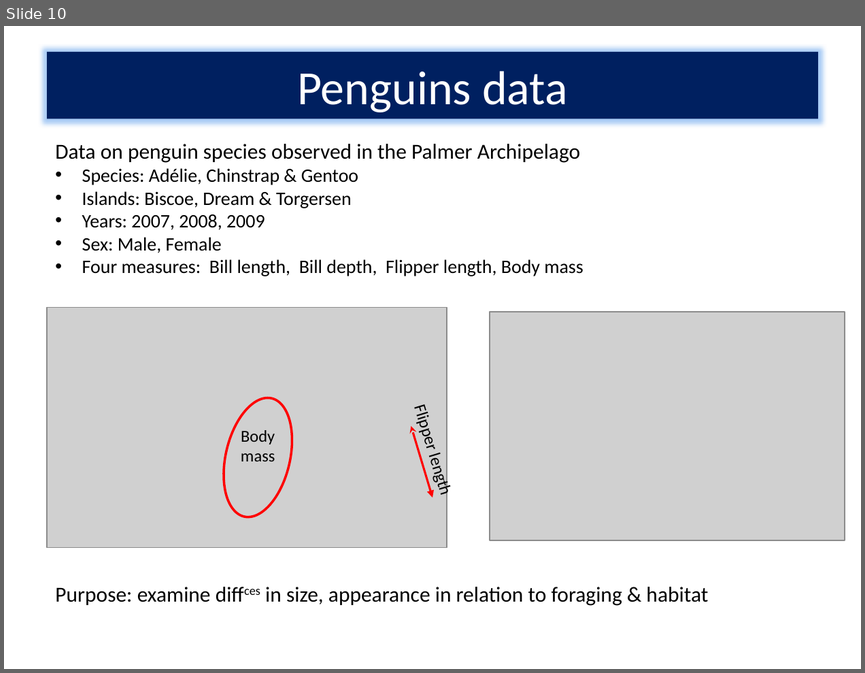
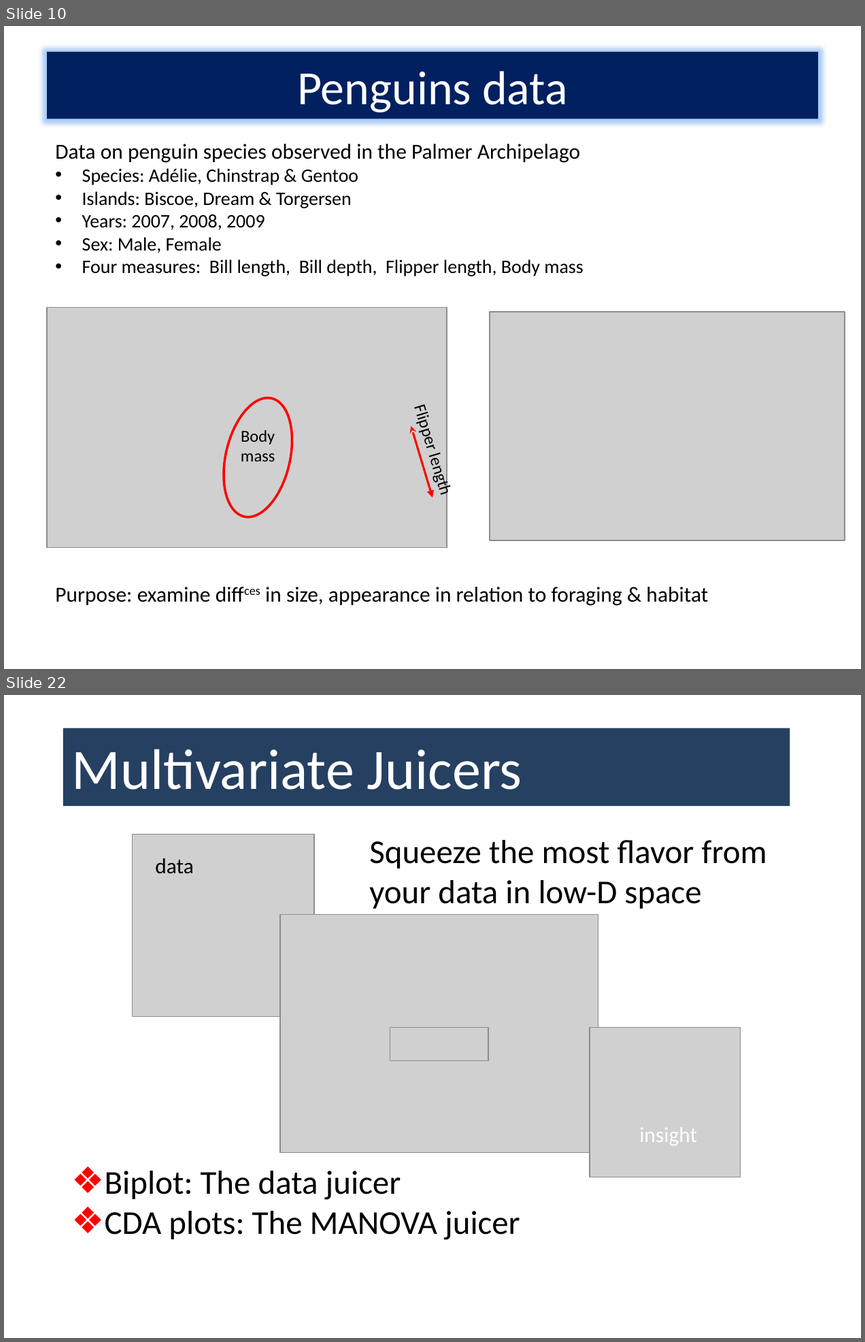
Before and after one commit to friendly/Vis-MLM-book, a slide deck: talks/VisMLM-QM-Forum.pptx. Shown one above the other, each under a label of ours: slide 10 before the commit, slides 10 and 22 after it; the slides between them are not shown. The pictures are 865x673 and 865x1342 pixels, drawn with LibreOffice and Linux fonts; fonts in the diff are those of the drawing; grey boxes stand for pictures. Boxes give left, top, right and bottom in pixels: in the first picture for what was removed or moved away, otherwise in the second. Text is boxed around its words. In the diff, an @@ line names an element or a change of style, - is before the commit and + after.

```diff
--- a/talks/VisMLM-QM-Forum.pptx
+++ b/talks/VisMLM-QM-Forum.pptx
@@ slide 22 added at [4, 695, 861, 1338], background #FFFFFF @@
@@ rectangle added at [63, 728, 789, 807], fill #254061, 48 pt, text #FFFFFF @@
+Multivariate Juicers
@@ picture added at [132, 834, 313, 1016] @@
@@ text added at [369, 840, 767, 909], 28 pt, text #000000 @@
+Squeeze the most flavor from your data in low-D space
@@ text added at [155, 858, 194, 874], 18 pt, text #000000 @@
+data
@@ picture added at [280, 915, 598, 1153] @@
@@ picture added at [390, 1028, 488, 1061] @@
@@ picture added at [589, 1028, 740, 1177] @@
@@ text added at [639, 1127, 697, 1145], 18 pt, text #FFFFFF @@
+insight
@@ text added at [105, 1170, 520, 1240], 28 pt, text #000000 @@
+❖ Biplot: The data juicer
+❖ CDA plots: The MANOVA juicer
```
Also in this commit, not shown: 19 other slides added, 7 other files.
